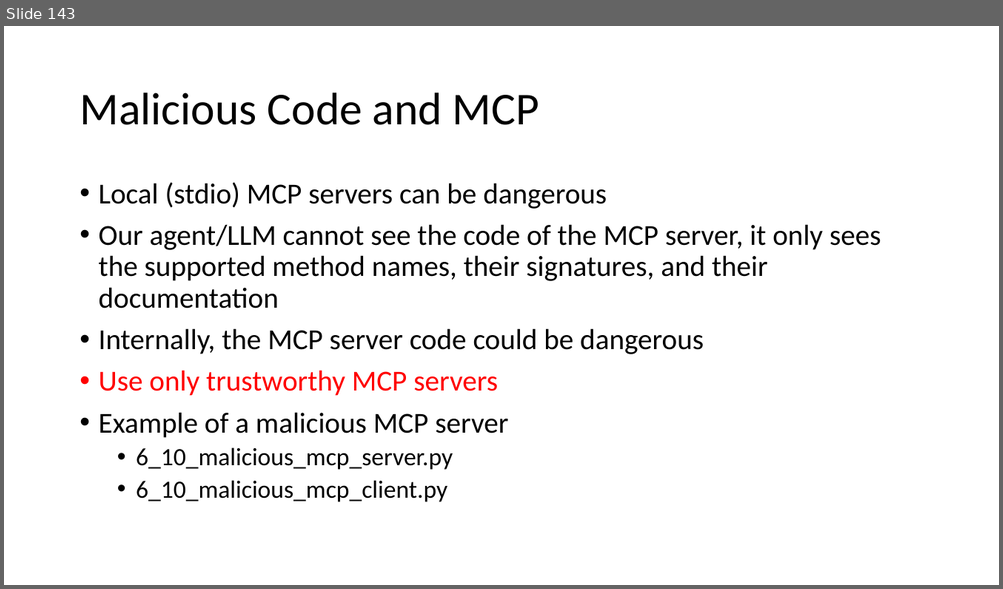
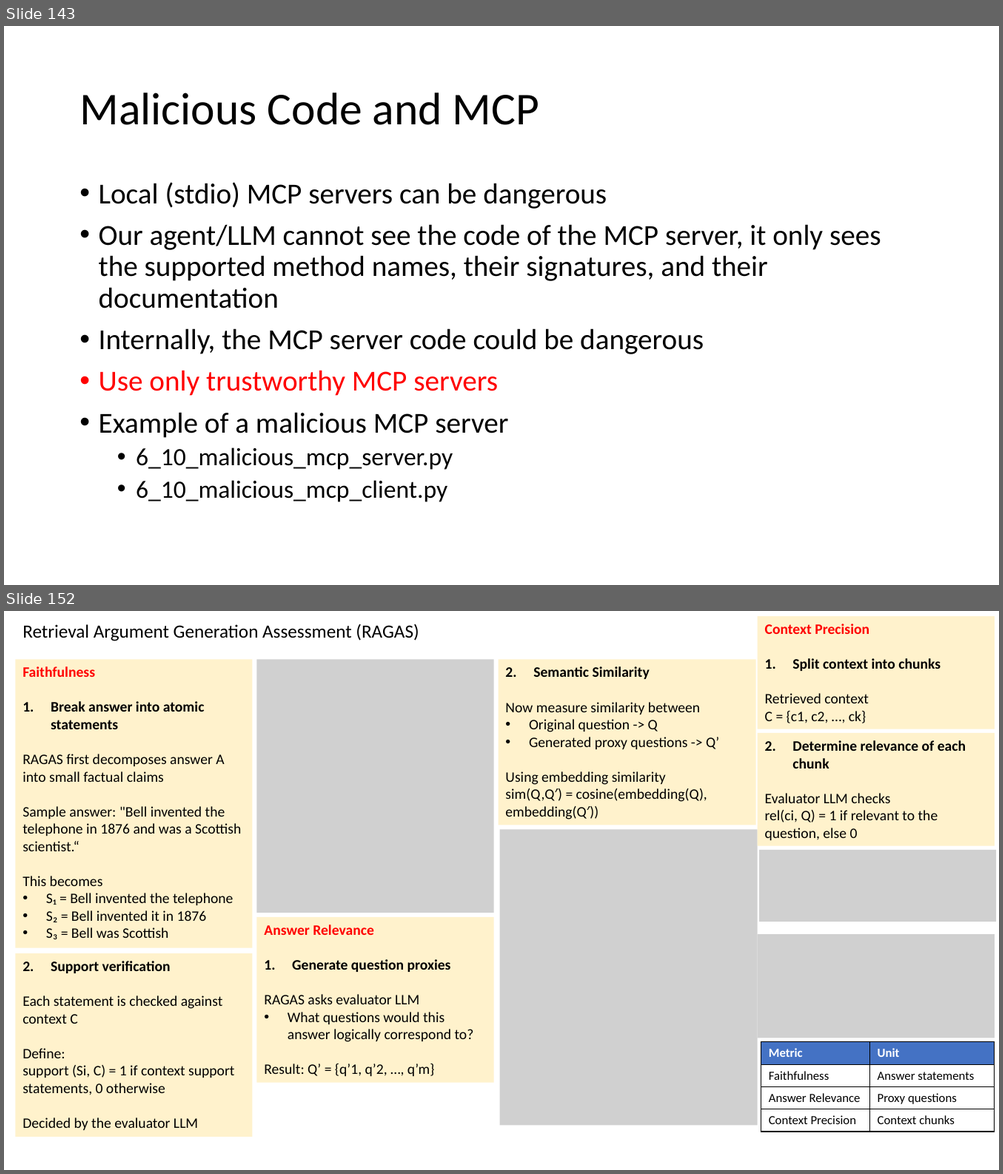
Before and after one commit to atulkahatecdac/agenticai_real, a slide deck: presentation/Agentic AI - Realpage.pptx. Shown one above the other, each under a label of ours: slide 143 before the commit, slides 143 and 152 after it; the slides between them are not shown. The pictures are 1003x589 and 1003x1174 pixels, drawn with LibreOffice and Linux fonts; fonts in the diff are those of the drawing; grey boxes stand for pictures. Boxes give left, top, right and bottom in pixels: in the first picture for what was removed or moved away, otherwise in the second. Text is boxed around its words. In the diff, an @@ line names an element or a change of style, - is before the commit and + after.

```diff
--- a/presentation/Agentic AI - Realpage.pptx
+++ b/presentation/Agentic AI - Realpage.pptx
@@ slide 152 added at (4,611,999,1170), background #FFFFFF @@
@@ text added at (22,624,418,641), 18 pt, text #000000 @@
+Retrieval Argument Generation Assessment (RAGAS)
@@ rectangle added at (757,616,995,729), fill #FFF2CC, 14 pt, text #000000, bold @@
+Context Precision
+1. Split context into chunks
+Retrieved context
+C = {c1, c2, …, ck}
@@ rectangle added at (15,660,253,948), fill #FFF2CC, 14 pt, text #000000 @@
+Faithfulness
+1. Break answer into atomic statements
+RAGAS first decomposes answer A into small factual claims
+Sample answer: "Bell invented the telephone in 1876 and was a Scottish scientist.“
+This becomes
+• S₁ = Bell invented the telephone
+• S₂ = Bell invented it in 1876
+• S₃ = Bell was Scottish
@@ picture added at (257,660,494,913) @@
@@ rectangle added at (498,660,755,825), fill #FFF2CC, 14 pt, text #000000 @@
+2. Semantic Similarity
+Now measure similarity between
+• Original question -> Q
+• Generated proxy questions -> Q’
+Using embedding similarity
+sim(Q,Q′) = cosine(embedding(Q), embedding(Q′))
@@ rectangle added at (757,733,995,846), fill #FFF2CC, 14 pt, text #000000 @@
+2. Determine relevance of each chunk
+Evaluator LLM checks
+rel(ci, Q) = 1 if relevant to the question, else 0
@@ picture added at (499,829,757,1126) @@
@@ picture added at (759,850,996,922) @@
@@ rectangle added at (257,917,494,1083), fill #FFF2CC, 14 pt, text #000000 @@
+Answer Relevance
+1. Generate question proxies
+RAGAS asks evaluator LLM
+• What questions would this answer logically correspond to?
+Result: Q’ = {q’1, q’2, …, q’m}
@@ picture added at (757,935,995,1039) @@
@@ rectangle added at (15,954,253,1138), fill #FFF2CC, 14 pt, text #000000 @@
+2. Support verification
+Each statement is checked against context C
+Define:
+support (Si, C) = 1 if context support statements, 0 otherwise
+Decided by the evaluator LLM
@@ table added at (761,1042,995,1132), 4 rows, 2 columns @@
+Metric | Unit
+Faithfulness | Answer statements
+Answer Relevance | Proxy questions
+Context Precision | Context chunks
```
Also in this commit, not shown: 2 slides changed, 12 other slides added, 18 other files.
